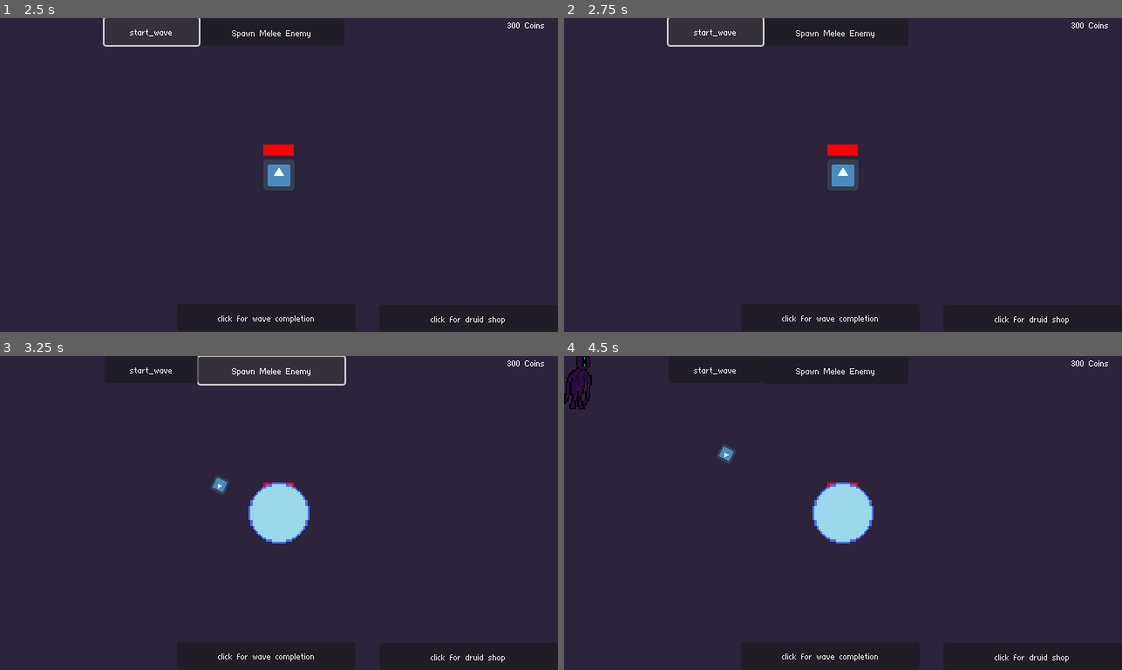
Above: before the commit, frames 1-4 (two rows, left to right).
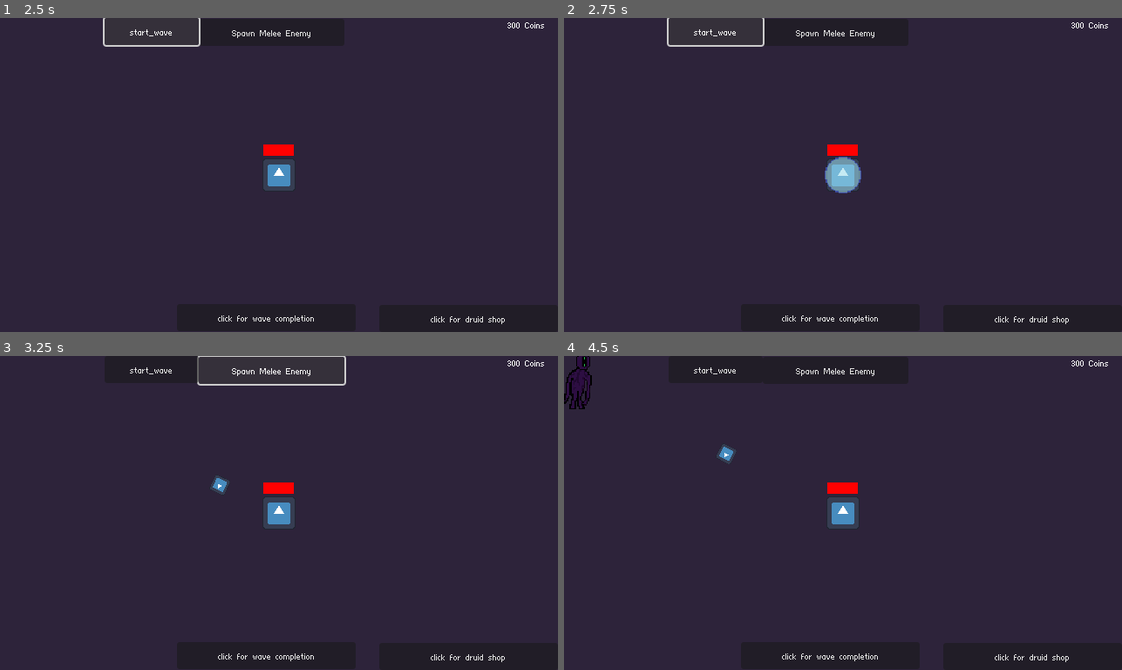
Above: after the commit, the same moments.

Repository: TobiasTV49/Informatica-Eindopdracht
Game: Godot game, scene res://Functionality/Scenes/main.tscn
Same seed, same stepped clock (60 frames per second), same inputs: the game is played once before the commit and once after it. The engine's default icon, where the game draws it, is replaced by a stand-in: a white triangle on a blue panel in a dark square.
Inputs:
- Up to frame 1 (2.5 s): click "Arcane shove" at 0.5 s; click "start_wave" at 1.25 s; click "start_wave" at 2 s
- Up to frame 2 (2.75 s): no input
- Up to frame 3 (3.25 s): click "Spawn Melee Enemy" at 2.75 s
- Up to frame 4 (4.5 s): click "click for wave completion" at 3.5 s; click "Arcane shove" at 4.25 s

Frame 1 is identical in both runs. In frame 2, 0.6% of the frame differs, in the area x 46-54%, y 44-56%; in frame 3, 1.7%, in the area x 44-56%, y 40-60%; in frame 4, 1.7%.

Commit message:
arcane shove progress
can now grow, but knockback is broken

Diff:
--- a/Functionality/Scenes/arcane_shove.tscn
+++ b/Functionality/Scenes/arcane_shove.tscn
@@ -6,8 +6,45 @@
 [sub_resource type="CircleShape2D" id="CircleShape2D_j2lq2"]
 radius = 15.0333
 
+[sub_resource type="Animation" id="Animation_nv5k1"]
+resource_name = "grow"
+length = 0.5
+tracks/0/type = "value"
+tracks/0/imported = false
+tracks/0/enabled = true
+tracks/0/path = NodePath(".:scale")
+tracks/0/interp = 1
+tracks/0/loop_wrap = true
+tracks/0/keys = {
+"times": PackedFloat32Array(0, 0.25, 0.5),
+"transitions": PackedFloat32Array(1, 1, 1),
+"update": 0,
+"values": [Vector2(0.5, 0.5), Vector2(1, 1), Vector2(2, 2)]
+}
+
+[sub_resource type="Animation" id="Animation_vrag8"]
+length = 0.001
+tracks/0/type = "value"
+tracks/0/imported = false
+tracks/0/enabled = true
+tracks/0/path = NodePath(".:scale")
+tracks/0/interp = 1
+tracks/0/loop_wrap = true
+tracks/0/keys = {
+"times": PackedFloat32Array(0),
+"transitions": PackedFloat32Array(1),
+"update": 0,
+"values": [Vector2(0.5, 0.5)]
+}
+
+[sub_resource type="AnimationLibrary" id="AnimationLibrary_cxrc6"]
+_data = {
+"RESET": SubResource("Animation_vrag8"),
+"grow": SubResource("Animation_nv5k1")
+}
+
 [node name="arcane_shove" type="Area2D"]
-scale = Vector2(1.5, 1.5)
+scale = Vector2(0.5, 0.5)
 script = ExtResource("1_jhxc0")
 
 [node name="CollisionShape2D" type="CollisionShape2D" parent="."]
@@ -17,4 +54,13 @@
 modulate = Color(1, 1, 1, 0.568627)
 texture = ExtResource("1_piqaq")
 
+[node name="Animator" type="AnimationPlayer" parent="."]
+libraries = {
+"": SubResource("AnimationLibrary_cxrc6")
+}
+
+[node name="knockBackDuration" type="Timer" parent="."]
+one_shot = true
+
 [connection signal="body_entered" from="." to="." method="_on_body_entered"]
+[connection signal="timeout" from="knockBackDuration" to="." method="_on_knock_back_duration_timeout"]
--- a/Functionality/Scripts/GameData.gd
+++ b/Functionality/Scripts/GameData.gd
@@ -49,5 +49,6 @@
 }
 
 var Waves = {
-	0: [["melee_enemy", 3], ["ranged_enemy", 2]]
+	0: [["melee_enemy", 3], ["ranged_enemy", 2]],
+	1: [["melee_enemy", 5], ["ranged_enemy", 1]]
 }
--- a/Functionality/Scripts/arcane_shove.gd
+++ b/Functionality/Scripts/arcane_shove.gd
@@ -1,6 +1,9 @@
 extends Area2D
 var player
 var knockback = -200
+var kback_body = null
+var temp_s
+var temp_a
 
 # Called when the node enters the scene tree for the first time.
 func _ready() -> void:
@@ -14,10 +17,19 @@
 
 func _on_body_entered(body: Node2D) -> void:
 	if body.is_in_group("enemies"):
-		var temp_s = body.SPEED
-		var temp_a = body.attacking
+		temp_s = body.SPEED
+		temp_a = body.attacking
 		body.SPEED = knockback
+		print("pushing: " + str(body.SPEED))
 		body.attacking = false
-		await get_tree().create_timer(0.5).timeout
+		kback_body = body
+		$knockBackDuration.start()
 		body.SPEED = temp_s
+		print("regular: " + str(body.SPEED))
 		body.attacking = temp_a
+
+
+func _on_knock_back_duration_timeout() -> void:
+	if kback_body != null:
+		kback_body.SPEED = temp_s
+		kback_body.attacking = temp_a
--- a/Functionality/Scripts/player.gd
+++ b/Functionality/Scripts/player.gd
@@ -4,10 +4,11 @@
 var bullet_load = preload("res://Functionality/Scenes/bullet.tscn")
 var arcane_shove_load = preload("res://Functionality/Scenes/arcane_shove.tscn")
 var spell_list: Array
+var shove_active = false
 
 func _ready():
 	$AttackTimer.start()
-	Global.PlayerSpells.append([2, 0, 0])
+	Global.PlayerSpells.append([2, 0, 0]) #adding the arcane shove spell for testing
 
 func get_input(): #Pulls input directions and sets the velocity using them.
 	var input_direction = Input.get_vector("left", "right", "up", "down")
@@ -19,15 +20,13 @@
 	get_input() #I wonder what this could do, i really have no clue.
 	$ProgressBar.value = Global.player_health
 
-	for i in Global.PlayerSpells.size():
+	for i in Global.PlayerSpells.size(): #puts the names of all unlocked spells in an array
 		var index = Global.PlayerSpells[i][0]
 		if spell_list.has(GameData.Spells[index]["Name"]) == false:
 			spell_list.append(GameData.Spells[index]["Name"])
 
 	if spell_list.has("Arcane shove"):
-		var cooldown = 3
-		await get_tree().create_timer(cooldown).timeout
-		arcane_shove(1)
+		arcane_shove(0.5, 2) #calls arcane shove. 1st value = effect lenght, 2nd value = effect cooldown
 
 	move_and_slide() #Special function for characterbody2D that makes it schmove.
 
@@ -51,8 +50,13 @@
 		if Global.player_health < 1:
 			self.queue_free()
 
-func arcane_shove(lenght: float):
-	var arcane_shove = arcane_shove_load.instantiate()
-	add_child(arcane_shove)
-	await get_tree().create_timer(lenght).timeout
-	arcane_shove.queue_free()
+func arcane_shove(lenght: float, cooldown: float):
+	if shove_active == false:
+		shove_active = true
+		var arcane_shove = arcane_shove_load.instantiate()
+		add_child(arcane_shove)
+		arcane_shove.get_node("Animator").play("grow")
+		await get_tree().create_timer(lenght).timeout
+		arcane_shove.queue_free()
+		await get_tree().create_timer(cooldown).timeout
+		shove_active = false
Not shown: 1 places in Functionality/Scenes/arcane_shove.tscn that only renumber resources
